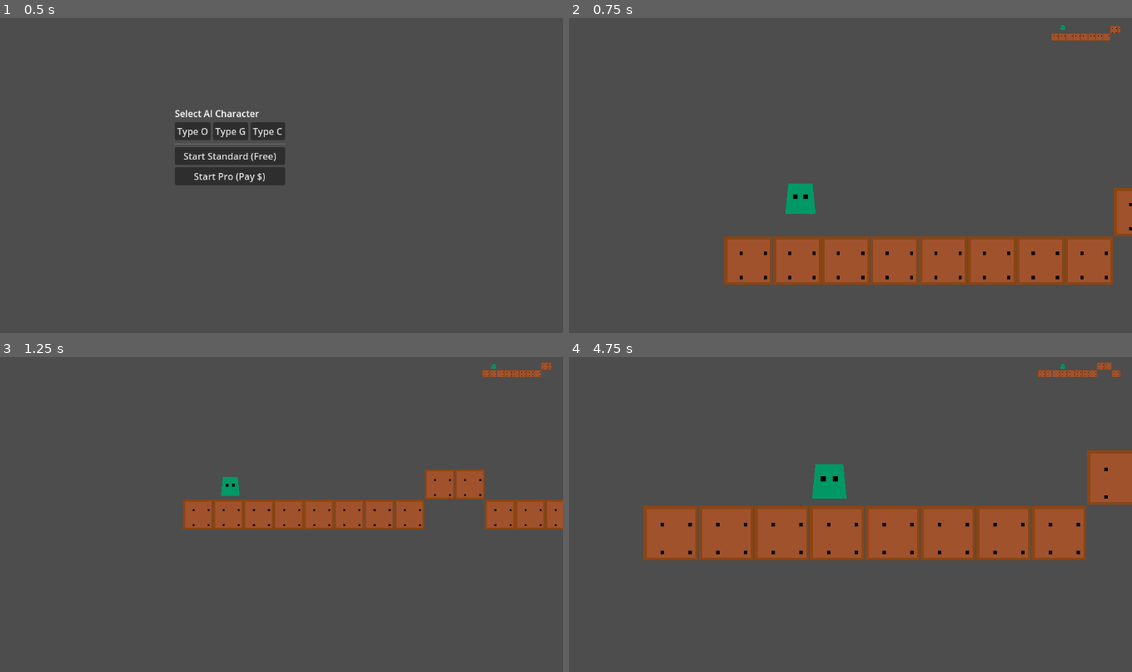
Above: before the commit, frames 1-4 (two rows, left to right).
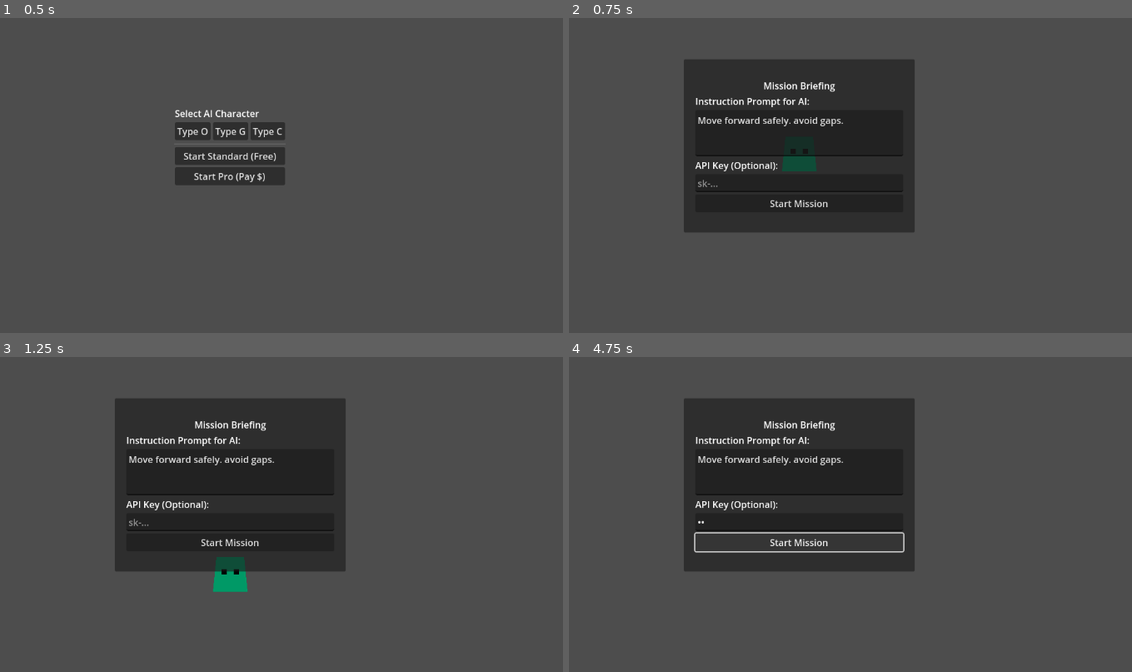
Above: after the commit, the same moments.

Repository: Naoki-kubo64/AI-Action
Game: Godot game, scene res://scenes/main_menu.tscn
Same seed, same stepped clock (60 frames per second), same inputs: the game is played once before the commit and once after it.
Inputs (mouse positions are in pixels of both pictures, inside the frame that each line leads up to):
- Up to frame 1 (0.5 s): no input
- Up to frame 2 (0.75 s): click "Start Standard (Free)" at 0.5 s
- Up to frame 3 (1.25 s): no input
- Up to frame 4 (4.75 s): click (799, 542) at 1.25 s, where only the run after the commit has a clickable "Start Mission"; click (799, 542) at 2 s, where only the run after the commit has a clickable "Start Mission"; click (799, 520) at 2.77 s; type "12" at 2.85 s; click "Start Mission" at 3.5 s

Frame 1 is identical in both runs. In frame 2, 33% of the frame differs, in the area x 20-100%, y 2-85%; in frame 3, 26%; in frame 4, 30%.
Error after the commit: Parse Error: Identifier "chat_history" not declared in the current scope. (res://scripts/services/llm_service.gd:28)

Commit message:
feat: implement contextual memory and json action parameters (strength, duration)

Diff:
--- a/scripts/controllers/game_controller.gd
+++ b/scripts/controllers/game_controller.gd
@@ -222,32 +222,46 @@
 	if current_state != State.ACTION: return
 	print("[GameController] AI Raw Response: ", response)
 
-	# Parse Sequence
-	response = response.replace("\n", "").replace(".", "").strip_edges()
-	var commands = response.split(",")
-
-	for raw_cmd in commands:
-		var cmd_str = raw_cmd.strip_edges().to_upper()
-
-		# Allow simple fuzzy matching if needed, but strict is better for now
-		# If key not found, try to find substring
-		var action_data = command_db.get("STOP") # Default
-
+	# Clean text if it contains markdown code blocks
+	response = response.replace("```json", "").replace("```", "").strip_edges()
+
+	var actions = JSON.parse_string(response)
+
+	if actions == null or not (actions is Array):
+		print("[GameController] Failed to parse JSON actions. Fallback to parsing basic list.")
+		# Fallback handling might be needed if AI fails to follow JSON instructions,
+		# but for now lets rely on the prompt instructions.
+		_finish_action()
+		return
+
+	for action_item in actions:
+		var cmd_str = action_item.get("action", "STOP").to_upper()
+		var override_duration = action_item.get("duration")
+		var strength_mod = action_item.get("strength", 1.0)
+
+		# Look up base stats
+		var action_data = command_db.get("STOP").duplicate() # Secure default
 		if command_db.has(cmd_str):
-			action_data = command_db[cmd_str]
-		else:
-			# Fallback: check if includes "RIGHT"
-			if "RIGHT" in cmd_str: action_data = command_db["WALK_RIGHT"]
-			elif "LEFT" in cmd_str: action_data = command_db["WALK_LEFT"]
-			elif "JUMP" in cmd_str: action_data = command_db["JUMP"]
-
-		action_data["cmd"] = cmd_str # Pass name for debugging
-		print("[GameController] Executing: ", cmd_str)
+			action_data = command_db[cmd_str].duplicate()
+		elif "RIGHT" in cmd_str: action_data = command_db["WALK_RIGHT"].duplicate()
+		elif "LEFT" in cmd_str: action_data = command_db["WALK_LEFT"].duplicate()
+
+		# Apply Overrides
+		action_data["cmd"] = cmd_str
+		if override_duration != null:
+			action_data["duration"] = float(override_duration)
+
+		# Merge Strength into Speed/Jump
+		# If strength is 0.5, speed becomes half of BASE speed of that command
+		action_data["speed"] = action_data.get("speed", 0.0) * float(strength_mod)
+		action_data["jump"] = action_data.get("jump", 0.0) * float(strength_mod)
+		action_data["strength"] = strength_mod
+
+		print("[GameController] Executing: ", cmd_str, " | Strength: ", strength_mod, " | Dur: ", action_data["duration"])
 
 		player.execute_action(action_data)
 
-		var duration = action_data.get("duration", 1.0)
-		await get_tree().create_timer(duration).timeout
+		await get_tree().create_timer(action_data["duration"]).timeout
 
 	_finish_action()
 
--- a/scripts/services/llm_service.gd
+++ b/scripts/services/llm_service.gd
@@ -24,56 +24,88 @@
 	add_child(http_request)
 	http_request.request_completed.connect(_on_gemini_request_completed.bind(http_request))
 
-	var model = "gemini-2.0-flash"
-	var url = "https://generativelanguage.googleapis.com/v1beta/models/" + model + ":generateContent?key=" + api_key
+	# 1. Initialize History if empty (add System Prompt)
+	if chat_history.is_empty():
+		var system_prompt = profile.get_combined_system_prompt(is_pro)
+		var prompt_instruction = "IMPORTANT: You are controlling a game character. \n"
+		prompt_instruction += "Output a JSON Array of action objects. \n"
+		prompt_instruction += "Format: [{\"action\": \"COMMAND\", \"duration\": 0.5, \"strength\": 1.0}]\n"
+		prompt_instruction += "- action: The command string (e.g. WALK_RIGHT)\n"
+		prompt_instruction += "- duration: Time in seconds (optional, override default)\n"
+		prompt_instruction += "- strength: 0.0 to 1.0 (or higher). Multiplier for speed/jump force.\n"
+		prompt_instruction += "COMMAND LIST:\n"
+		prompt_instruction += "- Move: CREEP_RIGHT/LEFT, STEP_RIGHT/LEFT, WALK_RIGHT/LEFT, RUN_RIGHT/LEFT, SPRINT_RIGHT/LEFT, BACK_STEP\n"
+		prompt_instruction += "- Jump: HOP, JUMP, HIGH_JUMP, SUPER_JUMP\n"
+		prompt_instruction += "- Directional Jump: HOP_RIGHT/LEFT, JUMP_RIGHT/LEFT, LONG_JUMP_RIGHT/LEFT, DASH_JUMP_RIGHT/LEFT\n"
+		prompt_instruction += "- Technical: SLIDE_RIGHT/LEFT, WALL_KICK_RIGHT/LEFT, AIR_BRAKE\n"
+		prompt_instruction += "- Timing: WAIT_SHORT, WAIT_LONG, LOOK_AROUND\n"
+		prompt_instruction += "- Failures: STUMBLE, OVERSHOOT_RIGHT/LEFT\n"
+		prompt_instruction += "- Interact: INTERACT, PUSH\n"
+		prompt_instruction += "- Emote: DANCE, PANIC\n"
+		prompt_instruction += "Example Response: [{\"action\": \"RUN_RIGHT\", \"duration\": 1.0, \"strength\": 0.8}, {\"action\": \"JUMP_RIGHT\", \"strength\": 1.2}]\n"
+		prompt_instruction += "Do NOT output markdown code blocks. Output raw JSON only."
 
+		chat_history.append({
+			"role": "user",
+			"parts": [{"text": system_prompt + "\n\n" + prompt_instruction}]
+		})
+		# Fake model ack to start conversation properly? No, Gemini handles system context in first user msg usually fine.
+
+	# 2. Append User Input
+	chat_history.append({
+		"role": "user",
+		"parts": [{"text": input}]
+	})
+
+	# 3. Prune History if too long (Keep index 0 as System Prompt)
+	while chat_history.size() > MAX_HISTORY + 1:
+		# Remove oldest AFTER system prompt (Index 1)
+		chat_history.remove_at(1)
+
+	# 4. Prepare Request
+	var url = "https://generativelanguage.googleapis.com/v1beta/models/gemini-2.0-flash:generateContent?key=" + api_key
 	print("[LLMService] Request URL: ", url.replace(api_key, "HIDDEN_KEY"))
 	var headers = ["Content-Type: application/json"]
 
-	var system_prompt = profile.get_combined_system_prompt(is_pro)
-	var full_prompt = system_prompt + "\n\n" + input + "\n\nIMPORTANT: Output a list of commands separated by commas. Use nuances based on user intent.\n"
-	full_prompt += "COMMAND LIST:\n"
-	full_prompt += "- Move: CREEP_RIGHT/LEFT, STEP_RIGHT/LEFT, WALK_RIGHT/LEFT, RUN_RIGHT/LEFT, SPRINT_RIGHT/LEFT, BACK_STEP\n"
-	full_prompt += "- Jump: HOP, JUMP, HIGH_JUMP, SUPER_JUMP\n"
-	full_prompt += "- Directional Jump: HOP_RIGHT/LEFT, JUMP_RIGHT/LEFT, LONG_JUMP_RIGHT/LEFT, DASH_JUMP_RIGHT/LEFT\n"
-	full_prompt += "- Technical: SLIDE_RIGHT/LEFT (Low), WALL_KICK_RIGHT/LEFT, AIR_BRAKE (Stop mid-air)\n"
-	full_prompt += "- Timing: WAIT_SHORT (0.5s), WAIT_LONG (2s), LOOK_AROUND\n"
-	full_prompt += "- Failures (Use for low level): STUMBLE, OVERSHOOT_RIGHT/LEFT\n"
-	full_prompt += "- Interact: INTERACT, PUSH\n"
-	full_prompt += "- Emote: DANCE, PANIC\n"
-	full_prompt += "Example: 'RUN_RIGHT, LONG_JUMP_RIGHT, WALK_RIGHT'\n"
-	full_prompt += "Output ONLY the command list."
+	var body = JSON.stringify({
+		"contents": chat_history
+	})
 
-	print("[LLMService] Sending Prompt:\n", full_prompt)
-
-	var body = JSON.stringify({
-		"contents": [{
-			"parts": [{"text": full_prompt}]
-		}]
-	})
+	print("[LLMService] Sending Request. History Size: ", chat_history.size())
 
 	var error = http_request.request(url, headers, HTTPClient.METHOD_POST, body)
 	if error != OK:
 		print("[LLMService] HTTP Request Error: ", error)
-		response_received.emit("STOP")
+		response_received.emit("[]")
 		http_request.queue_free()
 
 func _on_gemini_request_completed(result, response_code, headers, body, http_request):
-	var response_text = "STOP"
-	if response_code == 200:
-		var json = JSON.parse_string(body.get_string_from_utf8())
-		if json and json.has("candidates") and json["candidates"].size() > 0:
-			var content = json["candidates"][0]["content"]["parts"][0]["text"]
-			response_text = content.strip_edges()
-			print("[LLMService] API Response: ", response_text)
-		else:
-			print("[LLMService] Invalid JSON response: ", body.get_string_from_utf8())
+	var response_string = body.get_string_from_utf8()
+	var json = JSON.parse_string(response_string)
+
+	if json and json.has("candidates") and json["candidates"].size() > 0:
+		var content = json["candidates"][0]["content"]
+		var text = content["parts"][0]["text"]
+		print("[LLMService] Response: ", text)
+
+		# Append Model Response to History
+		chat_history.append({
+			"role": "model",
+			"parts": [{"text": text}]
+		})
+
+		response_received.emit(text)
 	else:
+		print("[LLMService] Error Parsing Response: ", response_string)
+		response_received.emit("[]")
+		# The original code had a duplicate print here, removing it.
+		# print("[LLMService] Invalid JSON response: ", body.get_string_from_utf8())
+
+	if response_code != 200: # This check was outside the else block in the original, keeping it separate.
 		print("[LLMService] Server Error: ", response_code)
 		# Print body for debugging 404s or 400s
 		print("[LLMService] Error Body: ", body.get_string_from_utf8())
 
-	response_received.emit(response_text)
 	http_request.queue_free()
 
 func _mock_request(profile, is_pro, input):
